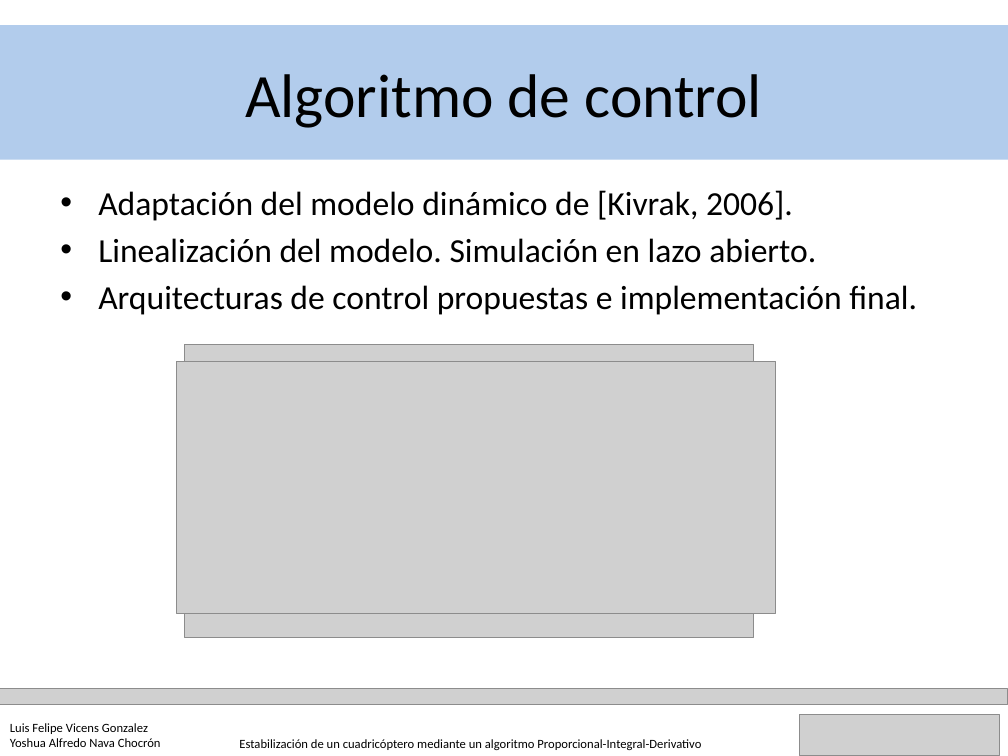
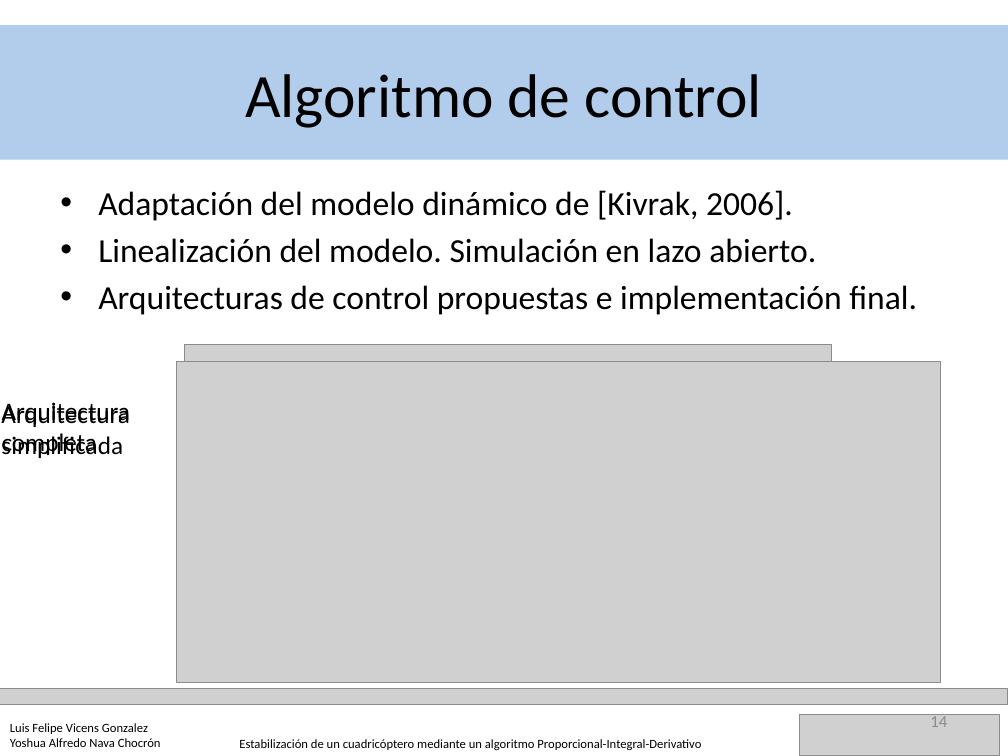
Before and after one commit to YoshuaNava/TesisCuadricoptero, a slide deck: slide 14 of Documento/Defensa TEG animaciones.pptx. Drawn at 1008x756 pixels with LibreOffice and Linux fonts; fonts in the diff are those of the drawing; grey boxes stand for pictures. Boxes give left, top, right and bottom in pixels: in the first picture for what was removed or moved away, otherwise in the second. Text is boxed around its words. In the diff, an @@ line names an element or a change of style, - is before the commit and + after.

```diff
--- a/Documento/Defensa TEG animaciones.pptx
+++ b/Documento/Defensa TEG animaciones.pptx
@@ text "Adaptación del modelo dinámico de ..." at [98,190,917,315]: alignment left to justified @@
@@ picture: place and size @@
-picture at [184,345,754,638]
+picture at [184,345,832,678]
@@ picture: place and size @@
-picture at [176,361,776,613]
+picture at [176,361,940,682]
@@ text added at [1,403,130,457], 18 pt, text #000000 @@
+Arquitectura
+completa
@@ text added at [1,433,123,458], 18 pt, text #000000 @@
+Arquitectura
+simplificada
@@ page number added at [930,714,947,727], 12 pt, text #8C8C8C @@
+14
```
Also in this commit, not shown: 22 other slides changed, 4 other files.
